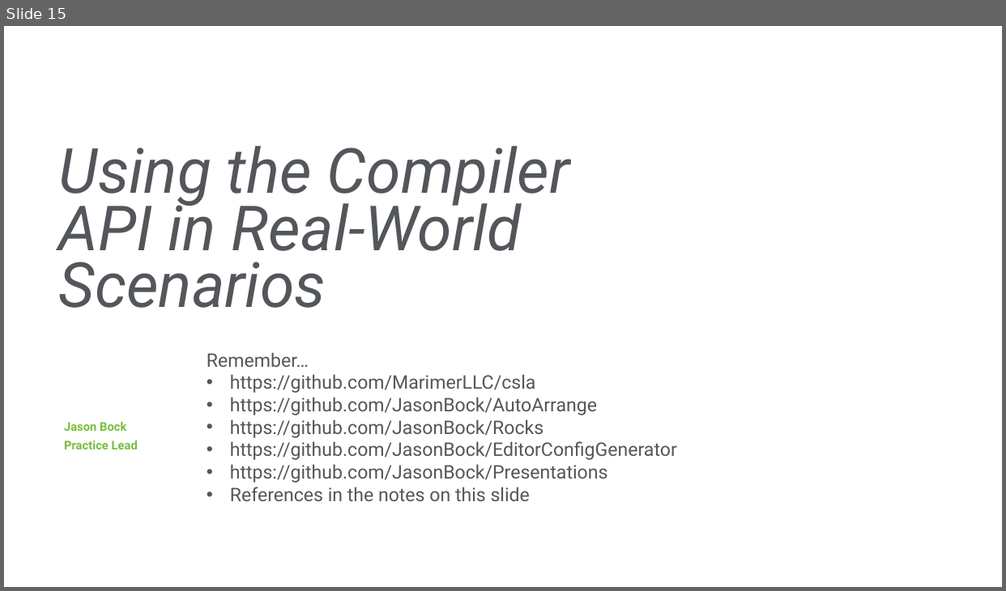
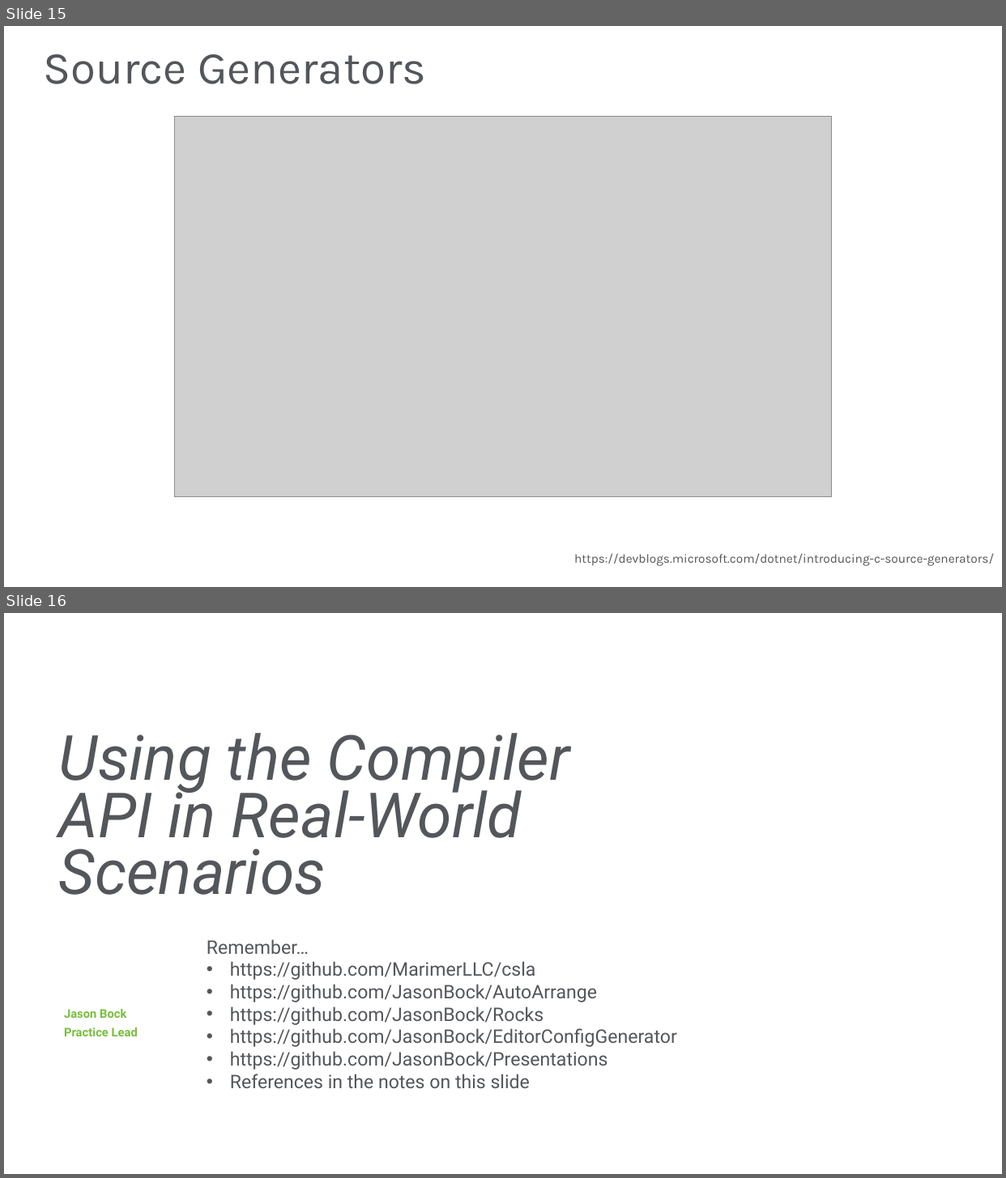
Before and after one commit to JasonBock/Presentations, a slide deck: Using the Compiler API in Real-World Scenarios.pptx. Shown one above the other, each under a label of ours: slide 15 before the commit, slides 15 and 16 after it. The pictures are 1006x591 and 1006x1178 pixels, drawn with LibreOffice and Linux fonts; fonts in the diff are those of the drawing; grey boxes stand for pictures; background and template pictures are left out. Boxes give left, top, right and bottom in pixels: in the first picture for what was removed or moved away, otherwise in the second. Text is boxed around its words. In the diff, an @@ line names an element or a change of style, - is before the commit and + after.

```diff
--- a/Using the Compiler API in Real-World Scenarios.pptx
+++ b/Using the Compiler API in Real-World Scenarios.pptx
@@ slide 15 added at box(4, 26, 1002, 587), background picture (left out) @@
@@ title added at box(43, 54, 426, 84), 44 pt, text #53565A @@
+Source Generators
@@ picture added at box(175, 116, 832, 497) @@
@@ text added at box(574, 553, 994, 566), 12 pt, text #53565A @@
+https://devblogs.microsoft.com/dotnet/introducing-c-source-generators/
@@ what was slide 15 is now slide 16 @@
```
